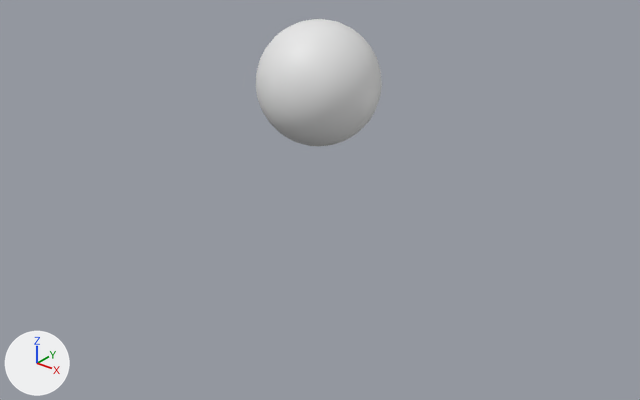
The Blender file marble/blender/marble.blend as it was, and as the next commit left it.
Before and after are seen from a 50 mm camera at (63.3, -78.9, 49.6) aimed at (3.4, -4.0, 3.1). Arrows for +X, +Y and +Z are at lower left; the lights stay in place.

In view in the first picture: 'Marble'.
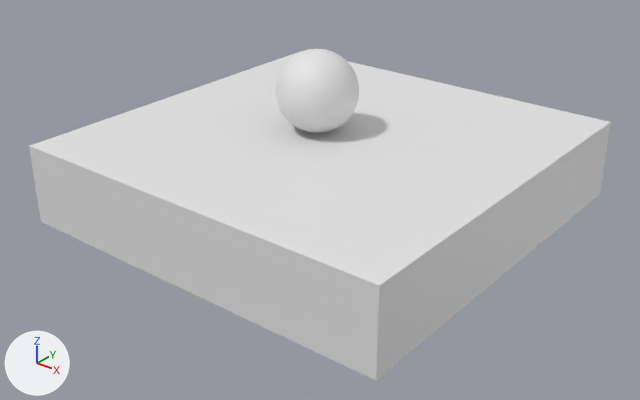
Commit message: Integrated container

What differs and where, as boxes [x1, y1, x2, y2] in the pictures (640 x 400 px):
'Container', shown: after [29, 51, 611, 380]
'Marble', moved, rescaled (34% narrower, 34% shorter): before [256, 19, 382, 146]; after [276, 49, 359, 133]

Diff of the bpy script that builds the scene:
```diff
--- a/marble/blender/marble.blend.py
+++ b/marble/blender/marble.blend.py
@@ ob_container @@
 ob_container.scale = (25.0, 25.0, 5.0)
-ob_container.hide_set(True)
@@ ob_marble @@
 ob_marble = bpy.data.objects.new('Marble', me_sphere_001)
-ob_marble.location = (0.0, 0.0, 16.0)
-ob_marble.scale = (7.5, 7.5, 7.5)
+ob_marble.location = (-0.534, 0.0, 15.0)
+ob_marble.scale = (5.0, 5.0, 5.0)
```
